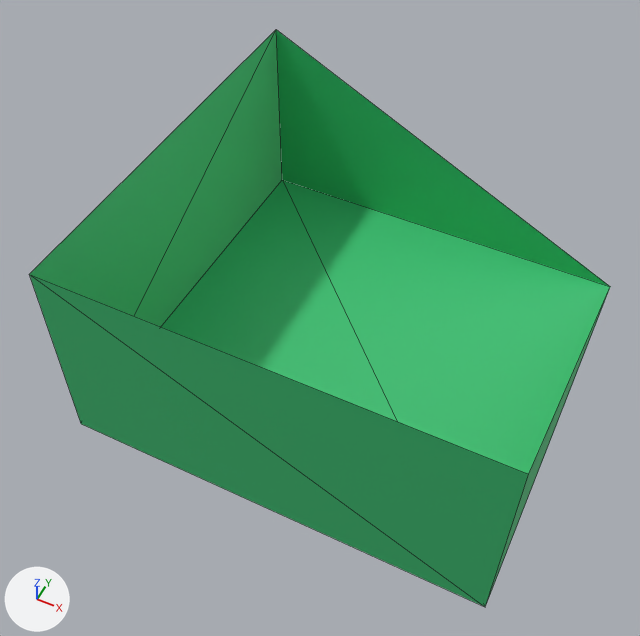
Before and after pictures for a commit that changed the glTF model models/seperated_blocks/r1c4_body_green.gltf.
Before and after are seen from a 50 mm lens placed at (1.08, -2.66, 2.45), pointed at (-0.14, -0.21, -0.62). Lighting does not change. The marker at lower left points along +X, +Y and +Z. Mesh edges are drawn as thin lines. Objects named as collision shapes, trigger or cutter boxes, shadow casters or lower levels of detail are left out. Vertices at the same position are counted once.

The first picture shows 'r1c4_body_green'.
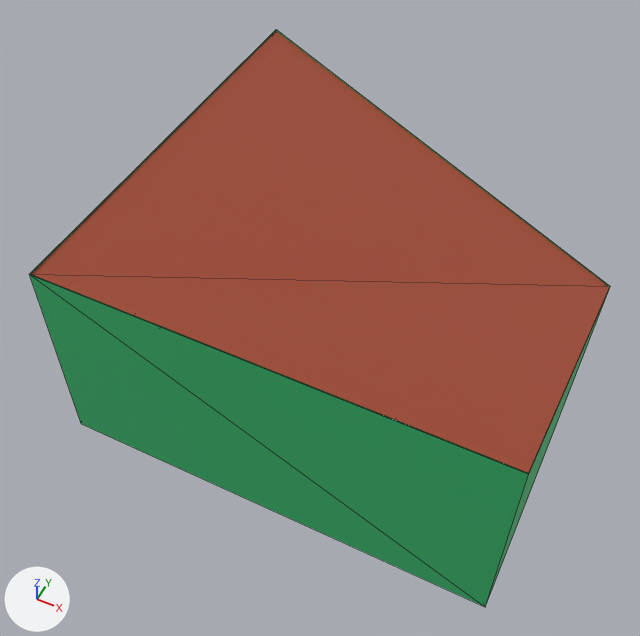
Location of each change, (x1, y1, x2, y2) in pixels of the pictures (640 x 636 px):
part 1 of me_cube_163, added (red)
    after: (32, 31, 610, 473)

The change in detail:
me_cube_163 is used by ob_r1c4_body_green; location (0.0, 0.0, 0.0).
Verts and faces of me_cube_163; kept vertices keep their numbers, new ones are numbered from 7.
me_cube_163 had 7 vertices, 8 faces and spanned x -1.0..1.0, y -1.0..1.0, z -1.0..0.0.
me_cube_163 now has 11 vertices, 10 faces and spans x -1.0..1.0, y -1.0..1.01, z -1.01..0.0.
Part 1, on me_cube_163:
New vertex 7 is at (-1.0, -0.99, -0.01), pixel (30, 274).
New vertex 8 is at (-1.0, 1.01, -0.01), pixel (276, 29).
New vertex 9 is at (1.0, -0.99, -0.01), pixel (528, 473).
New vertex 10 is at (1.0, 1.01, -1.01), pixel (610, 286).
New faces: (7, 10, 8), (7, 9, 10).
